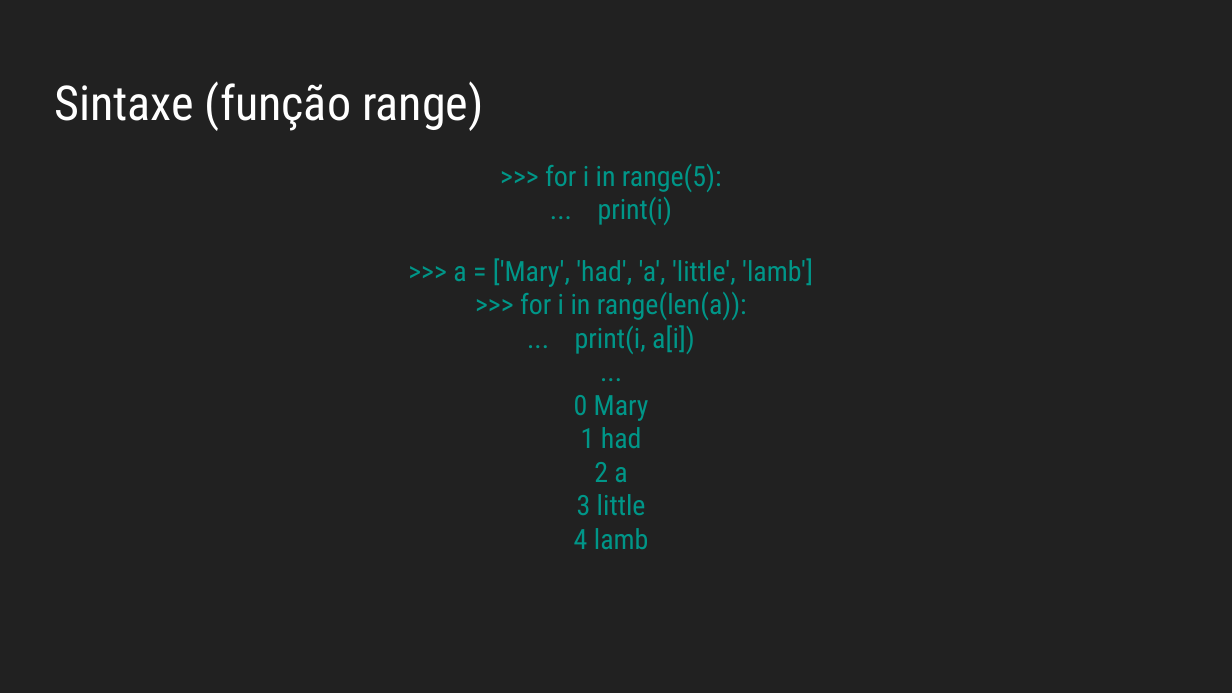
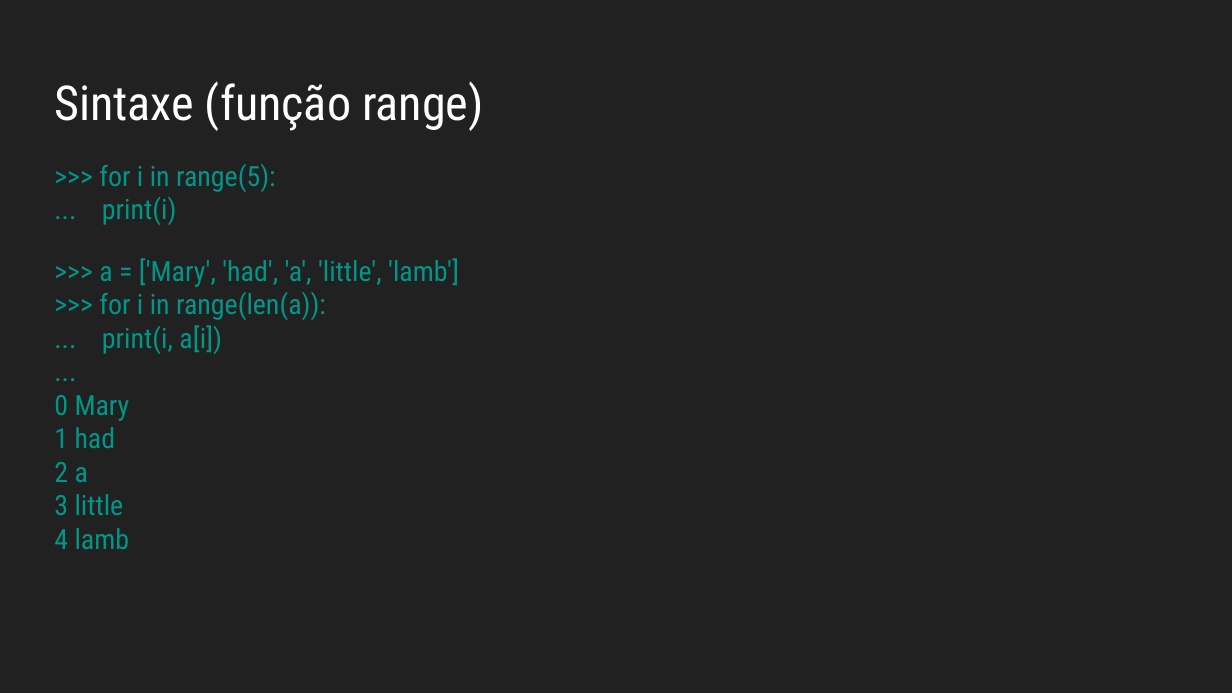
Before and after one commit to allythy/Palestras, a slide deck: slide 52 of Minicurso Do Terminal GNU-Linux ao Python/VI Workshop da Escola de Engenharias e TI.odp (slide 44 before the commit). Drawn at 1232x693 pixels with LibreOffice and Linux fonts; fonts in the diff are those of the drawing. Boxes give left, top, right and bottom in pixels: in the first picture for what was removed or moved away, otherwise in the second. Text is boxed around its words. In the diff, an @@ line names an element or a change of style, - is before the commit and + after.

```diff
--- a/Minicurso Do Terminal GNU-Linux ao Python/VI Workshop da Escola de Engenharias e TI.odp
+++ b/Minicurso Do Terminal GNU-Linux ao Python/VI Workshop da Escola de Engenharias e TI.odp
@@ text ">>> for i in range(5): ..." at (54, 164, 459, 549): alignment centre to left @@
```
Also in this commit, not shown: 2 other slides changed, 11 slides added, 2 slides removed, 2 other files.
